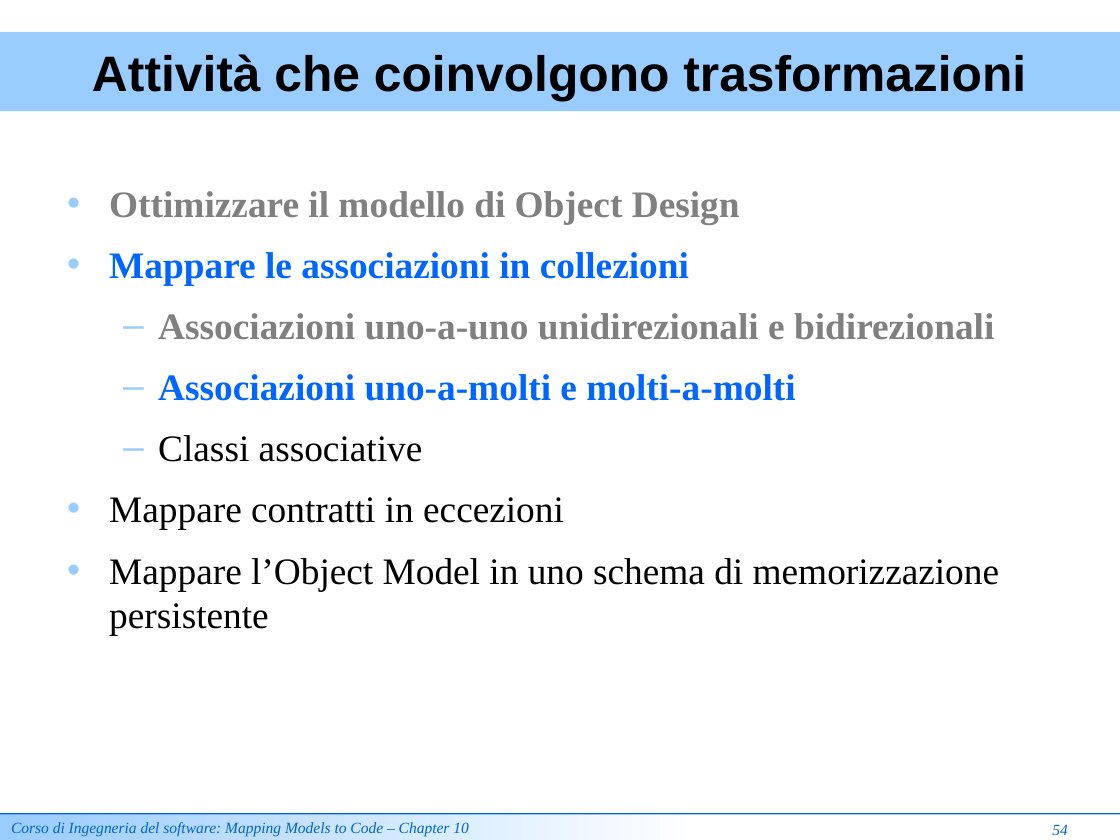
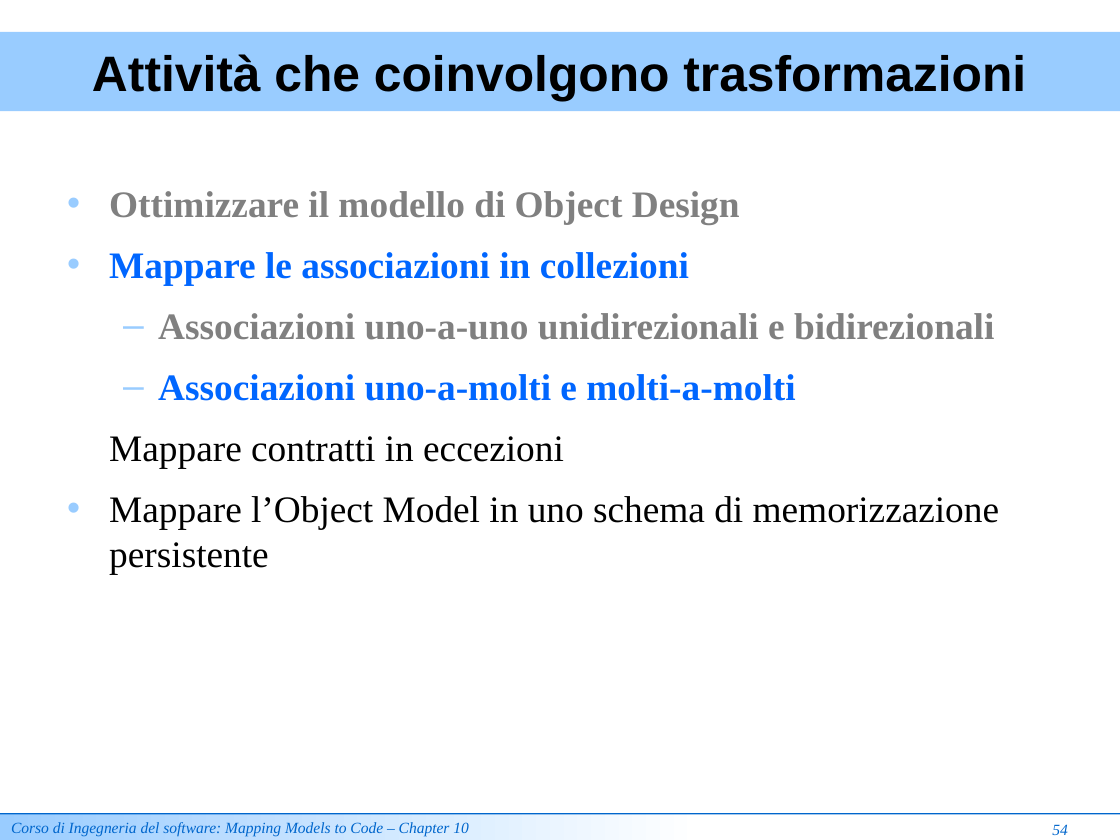
Before and after one commit to ammirate/at-silo, a slide deck: slide 8 of documenti_comuni/Lezione Mapping Models To Code [Review].ppt. Drawn at 1120x840 pixels with LibreOffice and Linux fonts; fonts in the diff are those of the drawing. Boxes give left, top, right and bottom in pixels: in the first picture for what was removed or moved away, otherwise in the second. Text is boxed around its words. In the diff, an @@ line names an element or a change of style, - is before the commit and + after.

```diff
--- a/documenti_comuni/Lezione Mapping Models To Code [Review].ppt
+++ b/documenti_comuni/Lezione Mapping Models To Code [Review].ppt
@@ text at (109,436,564,469): bullet • to none @@
@@ text at (158,435,423,462): paragraph removed @@
-  – Classi associative
```
Also in this commit, not shown: 4 other slides changed, 2 slides added, 4 slides removed.
